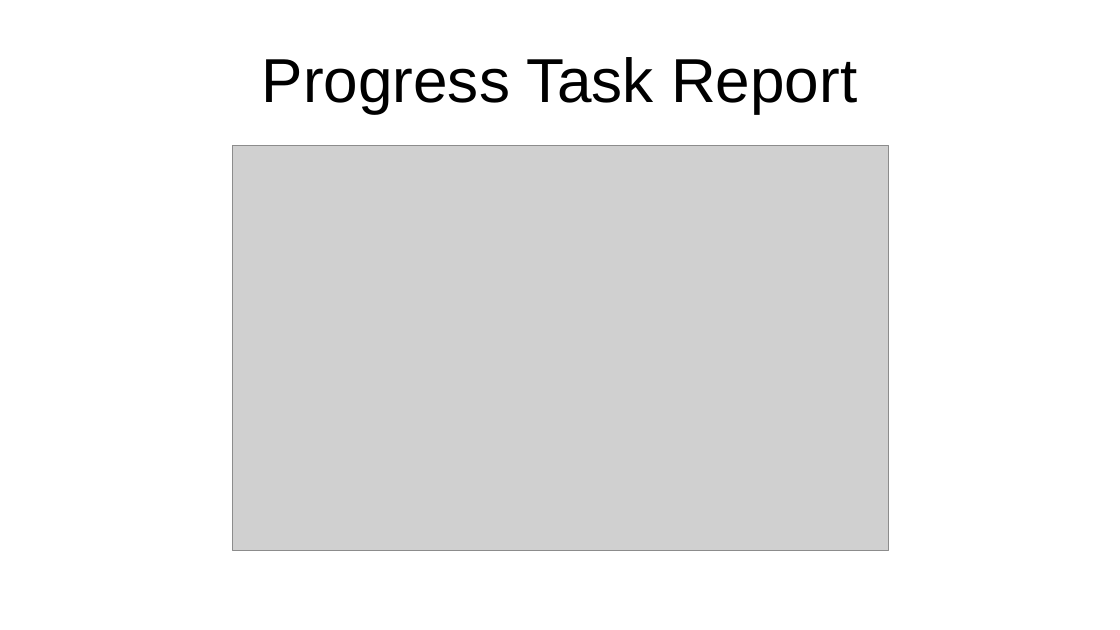
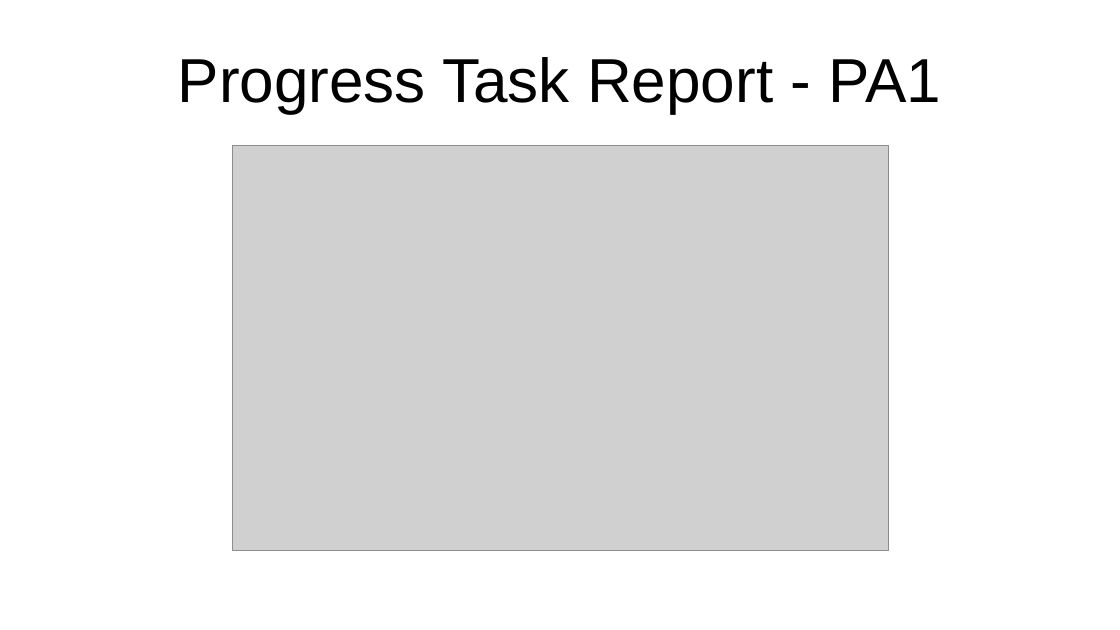
Before and after one commit to arlemoine/CS340_F_24_char_junkies, a slide deck: slide 5 of Misc/project_report.odp. Drawn at 1120x630 pixels with LibreOffice and Linux fonts; fonts in the diff are those of the drawing; grey boxes stand for pictures. Boxes give left, top, right and bottom in pixels: in the first picture for what was removed or moved away, otherwise in the second. Text is boxed around its words. In the diff, an @@ line names an element or a change of style, - is before the commit and + after.

```diff
--- a/Misc/project_report.odp
+++ b/Misc/project_report.odp
@@ title at box(178, 57, 941, 113): text changed @@
-Progress Task Report
+Progress Task Report - PA1
```
Also in this commit, not shown: 10 slides added, 13 other files.
